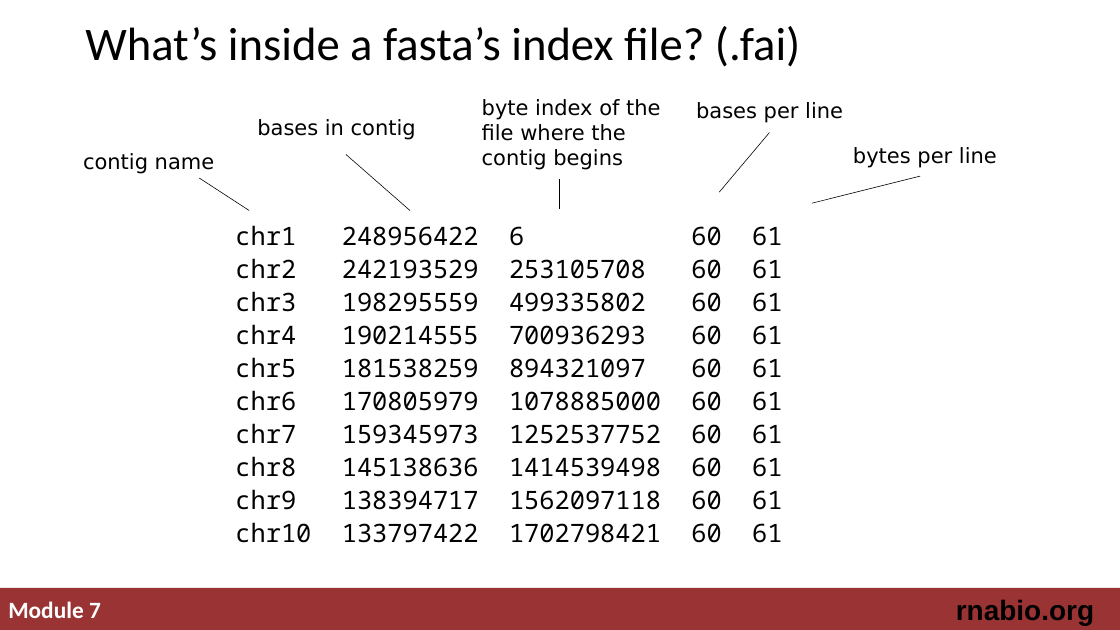
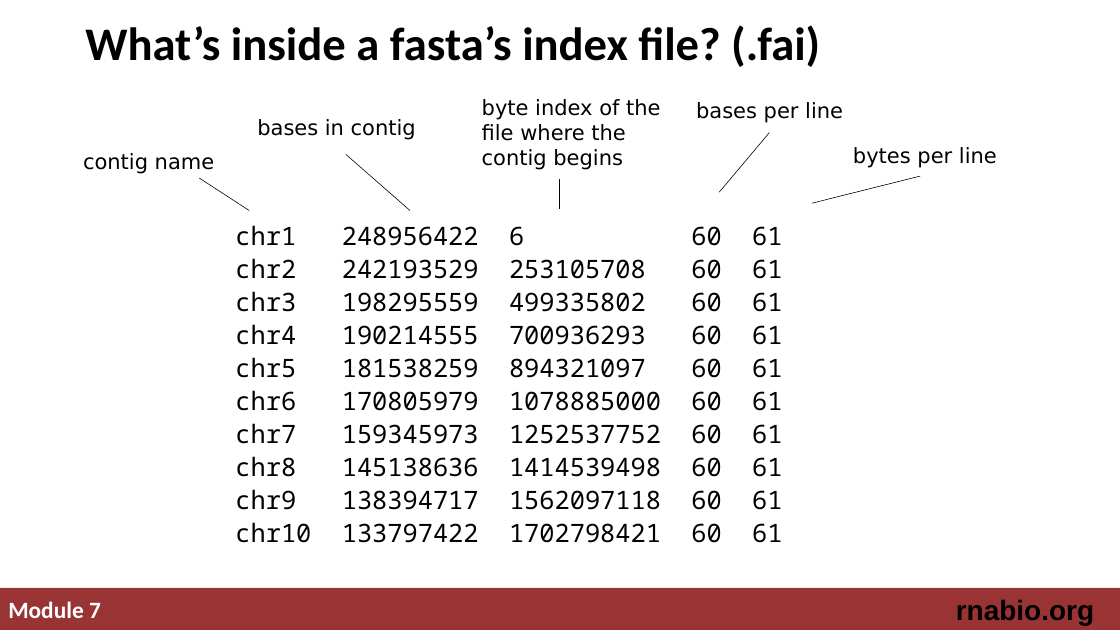
Before and after one commit to griffithlab/rnabio.org, a slide deck: slide 4 of assets/lectures/cbw-cshl/2019/mini/RNASeq_MiniLecture_07_Indexing.pptx. Drawn at 1120x630 pixels with LibreOffice and Linux fonts; fonts in the diff are those of the drawing. Boxes give left, top, right and bottom in pixels: in the first picture for what was removed or moved away, otherwise in the second. Text is boxed around its words. In the diff, an @@ line names an element or a change of style, - is before the commit and + after.

```diff
--- a/assets/lectures/cbw-cshl/2019/mini/RNASeq_MiniLecture_07_Indexing.pptx
+++ b/assets/lectures/cbw-cshl/2019/mini/RNASeq_MiniLecture_07_Indexing.pptx
@@ title "What’s inside a fasta’s index ..." at bbox=[85, 25, 820, 67]: bold on @@
```
Also in this commit, not shown: 4 other slides changed.
